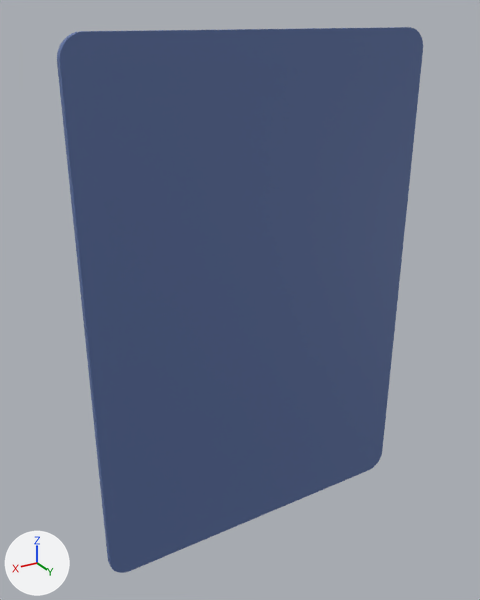
The glTF model public/3d/leshem-yichud/leshem-yichud-preview.glb: old version first, new version second.
Before and after are seen from a 50 mm lens placed at (149.0, 146.9, 153.4), pointed at (57.7, -5.2, 77.3). Every picture has the same lights, and +X, +Y and +Z are marked at lower left. The picture after the commit comes second.

The first picture shows 'navy'.
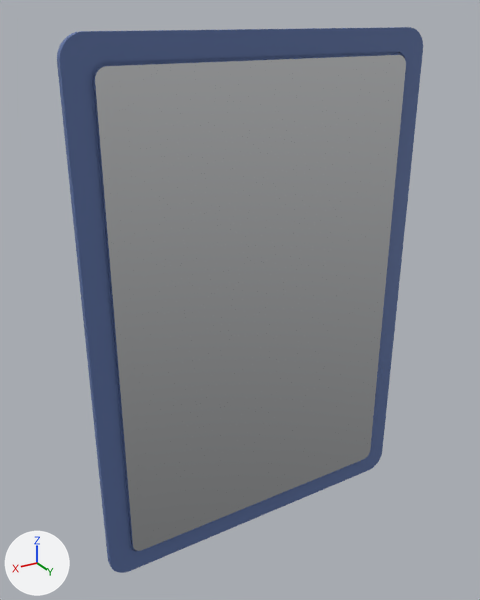
Location of each change, (x1, y1, x2, y2) in pixels of the pictures (480 x 600 px):
'mirror', added
    after: (93, 55, 406, 551)
'navy', unchanged, covered by the edit
    both: (57, 27, 423, 573)

Edits to the bpy script that builds the scene:
```text
Add mat_material_3:
    mat_material_3 = principled_material('Material_3')
    mat_material_3.base_color = (0.922, 0.941, 0.961)  # white #f6f8fb
    mat_material_3.metallic = 1.0
    mat_material_3.roughness = 0.04
Add me_geometry_3:
    me_geometry_3.from_pydata(...)  # 84 vertices, 164 faces; spans x 7.0..98.0, y 0.0..1.0, z 7.0..143.0
    me_geometry_3.materials.append(mat_material_3)  # white #f6f8fb
Add ob_mirror:
    ob_mirror = bpy.data.objects.new('mirror', me_geometry_3)
    ob_mirror.location = (0.0, 0.0, 0.0)
```
